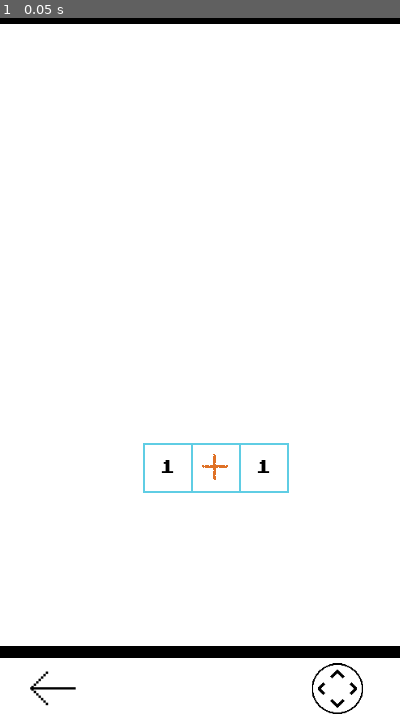
Above: before the commit, frame 1.
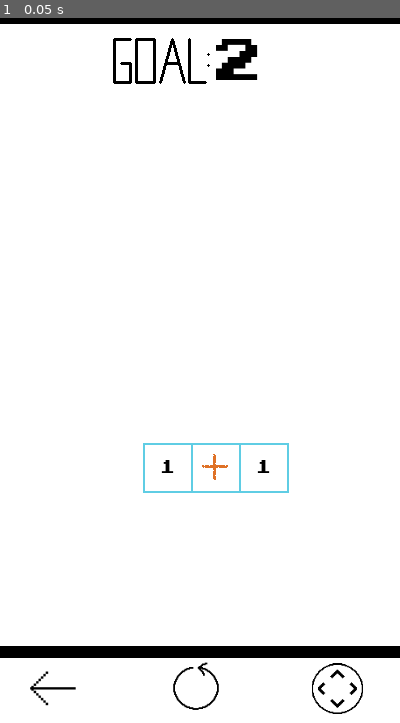
Above: after the commit, the same moment.

Repository: DobryPpz/commath
Game: Godot game, scene res://src/poziomy/Level_1.tscn
The game is run twice, just before and just after one commit, with the same random seed, the same clock (stepped at 60 frames per second) and the same inputs. This scene is started directly instead of the project's main scene. The engine's default icon, where the game draws it, is replaced by a stand-in: a white triangle on a blue panel in a dark square.
Inputs:
- Up to frame 1 (0.05 s): no input

The runs differ from the first frame. In frame 1, 0.9% of the frame differs, in the area x 28-65%, y 2-99%.

Commit message:
dodanie kilku rzeczy

Diff:
--- a/src/Liczba.gd
+++ b/src/Liczba.gd
@@ -3,9 +3,12 @@
 export var val = 1
 onready var untouched = load("res://grafika/kwadracik.png")
 onready var touched = load("res://grafika/wybor.png")
+var symbol
+var typ = "liczba"
 
 func _ready():
 	$Label.text = str(val)
+	symbol = str(val)
 	print(int($Label.text))
 	$TouchScreenButton.set_passby_press(true)
 
@@ -13,4 +16,8 @@
 
 
 func _on_TouchScreenButton_pressed():
-	$Sprite.texture = touched
+	if(autoload.przesuwanie == false):
+		$Sprite.texture = touched
+		autoload.okienka.append(self)
+		if(autoload.starter == null):
+			autoload.starter = self
--- /dev/null
+++ b/src/Loss.tscn
@@ -0,0 +1,8 @@
+[gd_scene load_steps=2 format=2]
+
+[ext_resource path="res://grafika/wybor.png" type="Texture" id=1]
+
+[node name="Loss" type="Node2D"]
+
+[node name="Sprite" type="Sprite" parent="."]
+texture = ExtResource( 1 )
--- /dev/null
+++ b/src/Minus.gd
@@ -0,0 +1,22 @@
+extends Node2D
+
+onready var untouched = load("res://grafika/kwadracik.png")
+onready var touched = load("res://grafika/wybor.png")
+var symbol = "-"
+var typ = "dzialanie"
+
+
+func _ready():
+	$TouchScreenButton.set_passby_press(true)
+
+
+
+
+
+
+func _on_TouchScreenButton_pressed():
+	if(autoload.przesuwanie == false):
+		$Sprite.texture = touched
+		autoload.okienka.append(self)
+		if(autoload.starter == null):
+			autoload.starter = self
--- a/src/Minus.tscn
+++ b/src/Minus.tscn
@@ -1,3 +1,20 @@
-[gd_scene format=2]
+[gd_scene load_steps=4 format=2]
+
+[ext_resource path="res://src/Minus.gd" type="Script" id=1]
+[ext_resource path="res://grafika/minus.png" type="Texture" id=2]
+[ext_resource path="res://grafika/kwadracik.png" type="Texture" id=3]
 
 [node name="Minus" type="Node2D"]
+script = ExtResource( 1 )
+
+[node name="TouchScreenButton" type="TouchScreenButton" parent="."]
+position = Vector2( -25, -25 )
+normal = ExtResource( 3 )
+pressed = ExtResource( 3 )
+
+[node name="Sprite" type="Sprite" parent="."]
+texture = ExtResource( 3 )
+
+[node name="Sprite2" type="Sprite" parent="."]
+texture = ExtResource( 2 )
+[connection signal="pressed" from="TouchScreenButton" to="." method="_on_TouchScreenButton_pressed"]
--- a/src/Plus.gd
+++ b/src/Plus.gd
@@ -2,6 +2,9 @@
 
 onready var untouched = load("res://grafika/kwadracik.png")
 onready var touched = load("res://grafika/wybor.png")
+var symbol = "+"
+var typ = "dzialanie"
+
 
 func _ready():
 	$TouchScreenButton.set_passby_press(true)
@@ -12,4 +15,8 @@
 
 
 func _on_TouchScreenButton_pressed():
-	$Sprite.texture = touched
+	if(autoload.przesuwanie == false):
+		$Sprite.texture = touched
+		autoload.okienka.append(self)
+		if(autoload.starter == null):
+			autoload.starter = self
--- /dev/null
+++ b/src/Podzielic.gd
@@ -0,0 +1,22 @@
+extends Node2D
+
+onready var untouched = load("res://grafika/kwadracik.png")
+onready var touched = load("res://grafika/wybor.png")
+var symbol = "/"
+var typ = "dzialanie"
+
+
+func _ready():
+	$TouchScreenButton.set_passby_press(true)
+
+
+
+
+
+
+func _on_TouchScreenButton_pressed():
+	if(autoload.przesuwanie == false):
+		$Sprite.texture = touched
+		autoload.okienka.append(self)
+		if(autoload.starter == null):
+			autoload.starter = self
--- a/src/Podzielic.tscn
+++ b/src/Podzielic.tscn
@@ -1,3 +1,20 @@
-[gd_scene format=2]
+[gd_scene load_steps=4 format=2]
+
+[ext_resource path="res://src/Podzielic.gd" type="Script" id=1]
+[ext_resource path="res://grafika/podzielic.png" type="Texture" id=2]
+[ext_resource path="res://grafika/kwadracik.png" type="Texture" id=3]
 
 [node name="Podzielic" type="Node2D"]
+script = ExtResource( 1 )
+
+[node name="TouchScreenButton" type="TouchScreenButton" parent="."]
+position = Vector2( -25, -25 )
+normal = ExtResource( 3 )
+pressed = ExtResource( 3 )
+
+[node name="Sprite" type="Sprite" parent="."]
+texture = ExtResource( 3 )
+
+[node name="Sprite2" type="Sprite" parent="."]
+texture = ExtResource( 2 )
+[connection signal="pressed" from="TouchScreenButton" to="." method="_on_TouchScreenButton_pressed"]
--- /dev/null
+++ b/src/Razy.gd
@@ -0,0 +1,22 @@
+extends Node2D
+
+onready var untouched = load("res://grafika/kwadracik.png")
+onready var touched = load("res://grafika/wybor.png")
+var symbol = "*"
+var typ = "dzialanie"
+
+
+func _ready():
+	$TouchScreenButton.set_passby_press(true)
+
+
+
+
+
+
+func _on_TouchScreenButton_pressed():
+	if(autoload.przesuwanie == false):
+		$Sprite.texture = touched
+		autoload.okienka.append(self)
+		if(autoload.starter == null):
+			autoload.starter = self
--- a/src/Razy.tscn
+++ b/src/Razy.tscn
@@ -1,3 +1,20 @@
-[gd_scene format=2]
+[gd_scene load_steps=4 format=2]
+
+[ext_resource path="res://src/Razy.gd" type="Script" id=1]
+[ext_resource path="res://grafika/razy.png" type="Texture" id=2]
+[ext_resource path="res://grafika/kwadracik.png" type="Texture" id=3]
 
 [node name="Razy" type="Node2D"]
+script = ExtResource( 1 )
+
+[node name="TouchScreenButton" type="TouchScreenButton" parent="."]
+position = Vector2( -25, -25 )
+normal = ExtResource( 3 )
+pressed = ExtResource( 3 )
+
+[node name="Sprite" type="Sprite" parent="."]
+texture = ExtResource( 3 )
+
+[node name="Sprite2" type="Sprite" parent="."]
+texture = ExtResource( 2 )
+[connection signal="pressed" from="TouchScreenButton" to="." method="_on_TouchScreenButton_pressed"]
--- /dev/null
+++ b/src/Win.tscn
@@ -0,0 +1,8 @@
+[gd_scene load_steps=2 format=2]
+
+[ext_resource path="res://icon.png" type="Texture" id=1]
+
+[node name="Win" type="Node2D"]
+
+[node name="Sprite" type="Sprite" parent="."]
+texture = ExtResource( 1 )
--- a/src/autoload.gd
+++ b/src/autoload.gd
@@ -4,7 +4,9 @@
 
 var licza_prob = 2
 
-var okienka = Array()
+var przesuwanie = false
+var starter = null
+var okienka = []
 
 var level_icons = {
 	1:"res://grafika/panele_leveli/level_1.png",
--- a/src/poziomy/Level_1.gd
+++ b/src/poziomy/Level_1.gd
@@ -1,4 +1,7 @@
 extends Node2D
 
+var goal = 2
+var liczba_liczb = 2
+
 func _ready():
-	pass
+	goal = 2
--- a/src/poziomy/Level_class.gd
+++ b/src/poziomy/Level_class.gd
@@ -4,16 +4,20 @@
 var przesuwanie
 var pos_x
 var pos_y
-var pos_pointer
 onready var tilmap = get_parent().get_node("TileMap")
 onready var niepressed = load("res://grafika/move_off.png")
 onready var takpressed = load("res://grafika/move_on.png")
-#onready var pointer_scene = load("res://src/Pointer.tscn")
-var pointer
+onready var win_scene = load("res://src/Win.tscn")
+onready var loss_scene = load("res://src/Loss.tscn")
+var liczba = load("res://src/Liczba.tscn")
 
 func _ready():
 	set_process(false)
 	przesuwanie = false
+	$Label.text = str(get_parent().goal)
+	print(len(autoload.okienka))
+	for i in tilmap.get_children():
+			print(i.typ)
 
 
 func _process(delta):
@@ -22,9 +26,6 @@
 		tilmap.position.y += get_local_mouse_position().y - pos_y
 		pos_x = get_local_mouse_position().x
 		pos_y = get_local_mouse_position().y
-#	else:
-#		pointer.position += get_local_mouse_position() - pos_pointer
-#		pos_pointer = get_local_mouse_position()
 
 
 func _on_back_pressed():
@@ -36,10 +37,12 @@
 	AudioMenu.play()
 	if(!przesuwanie):
 		przesuwanie = true
+		autoload.przesuwanie = true
 		$move.normal = takpressed
 		$move.pressed = takpressed
 	else:
 		przesuwanie = false
+		autoload.przesuwanie = false
 		$move.normal = niepressed
 		$move.pressed = niepressed
 	#tutaj włączamy przesuwanie po mapie
@@ -51,13 +54,49 @@
 		pos_x = get_local_mouse_position().x
 		pos_y = get_local_mouse_position().y
 		set_process(true)
-#	else:
-#		pos_pointer = get_local_mouse_position()
-#		pointer = pointer_scene.instance()
-#		add_child(pointer)
-#		pointer.position = get_local_mouse_position()
 
 
 func _on_plak_released():
 	set_process(false)
-	pointer.free()
+	var nowa = false
+	if(len(autoload.okienka) == 3):
+		var warunek_1 = autoload.okienka[0].typ == "liczba"
+		var warunek_2 = autoload.okienka[1].typ == "dzialanie"
+		var warunek_3 = autoload.okienka[2].typ == "liczba"
+		var warunek_4 = autoload.okienka[0] != autoload.okienka[2]
+		if(warunek_1 and warunek_2 and warunek_3 and warunek_4):
+			nowa = true
+
+	if(!nowa):
+		autoload.starter = null
+		for i in autoload.okienka:
+			i.get_node("Sprite").texture = i.untouched
+		autoload.okienka = []
+	else:
+		var node = liczba.instance()
+		node.val = autoload.okienka[0].val + autoload.okienka[2].val
+		tilmap.add_child(node)
+		node.position = autoload.starter.position
+		autoload.starter = null
+		for i in autoload.okienka:
+			i.free()
+		autoload.okienka = []
+		get_parent().liczba_liczb -= 1
+
+	if(get_parent().liczba_liczb == 1):
+		var ostatnia
+		#tutaj sprawdzamy czy osiągnięty został cel
+		for i in tilmap.get_children():
+			if(i.typ == "liczba"):
+				ostatnia = i
+		if(ostatnia.val == get_parent().goal):
+			var node = win_scene.instance()
+			add_child(node)
+		else:
+			var node = loss_scene.instance()
+			add_child(node)
+
+
+func _on_restart_pressed():
+	AudioMenu.play()
+	get_tree().reload_current_scene()
--- a/src/poziomy/Level_class.tscn
+++ b/src/poziomy/Level_class.tscn
@@ -1,10 +1,18 @@
-[gd_scene load_steps=6 format=2]
+[gd_scene load_steps=10 format=2]
 
 [ext_resource path="res://grafika/linia.png" type="Texture" id=1]
 [ext_resource path="res://src/poziomy/Level_class.gd" type="Script" id=2]
 [ext_resource path="res://grafika/back.png" type="Texture" id=3]
 [ext_resource path="res://grafika/move_off.png" type="Texture" id=4]
 [ext_resource path="res://grafika/strefa_nacisku.png" type="Texture" id=5]
+[ext_resource path="res://grafika/goal.png" type="Texture" id=6]
+[ext_resource path="res://fonts/PressStart2P-Regular.ttf" type="DynamicFontData" id=7]
+[ext_resource path="res://grafika/restart.png" type="Texture" id=8]
+
+[sub_resource type="DynamicFont" id=1]
+size = 47
+outline_color = Color( 0, 0, 0, 1 )
+font_data = ExtResource( 7 )
 
 [node name="Level_class" type="Node2D"]
 script = ExtResource( 2 )
@@ -34,7 +42,36 @@
 scale = Vector2( 1.04444, 1.208 )
 normal = ExtResource( 5 )
 pressed = ExtResource( 5 )
+
+[node name="restart" type="TouchScreenButton" parent="."]
+position = Vector2( 168, 648 )
+scale = Vector2( 0.875, 0.875 )
+normal = ExtResource( 8 )
+pressed = ExtResource( 8 )
+
+[node name="TextureRect2" type="TextureRect" parent="."]
+margin_left = 112.0
+margin_top = 24.0
+margin_right = 212.0
+margin_bottom = 74.0
+texture = ExtResource( 6 )
+__meta__ = {
+"_edit_use_anchors_": false
+}
+
+[node name="Label" type="Label" parent="."]
+margin_left = 216.0
+margin_top = 27.0
+margin_right = 357.0
+margin_bottom = 74.0
+custom_fonts/font = SubResource( 1 )
+custom_colors/font_color = Color( 0, 0, 0, 1 )
+text = "dfs"
+__meta__ = {
+"_edit_use_anchors_": false
+}
 [connection signal="pressed" from="back" to="." method="_on_back_pressed"]
 [connection signal="pressed" from="move" to="." method="_on_move_pressed"]
 [connection signal="pressed" from="plak" to="." method="_on_plak_pressed"]
 [connection signal="released" from="plak" to="." method="_on_plak_released"]
+[connection signal="pressed" from="restart" to="." method="_on_restart_pressed"]
Binary file added: grafika/restart.png
Not shown, added: grafika/restart.png.import
Not shown, changed: exporty/commath.apk
